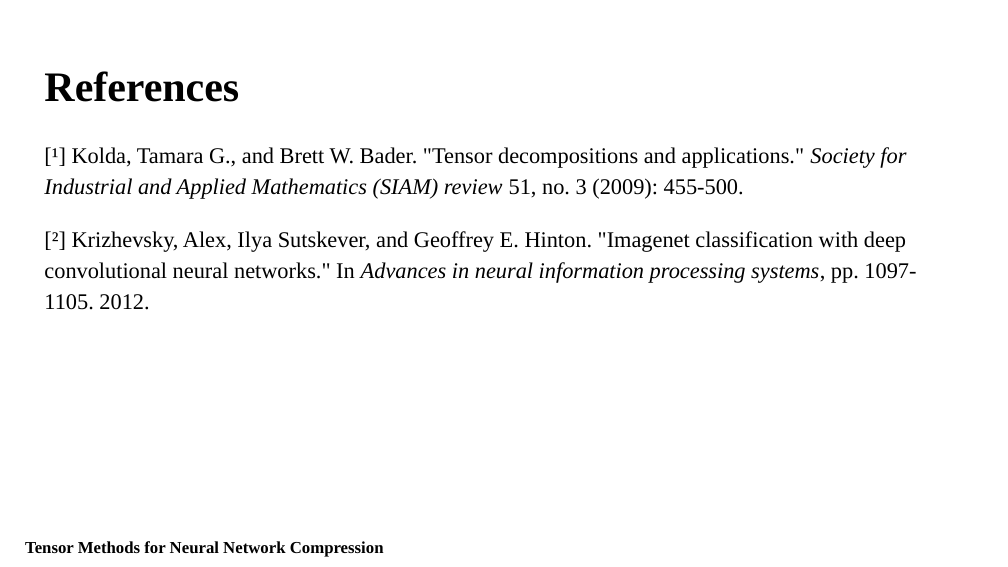
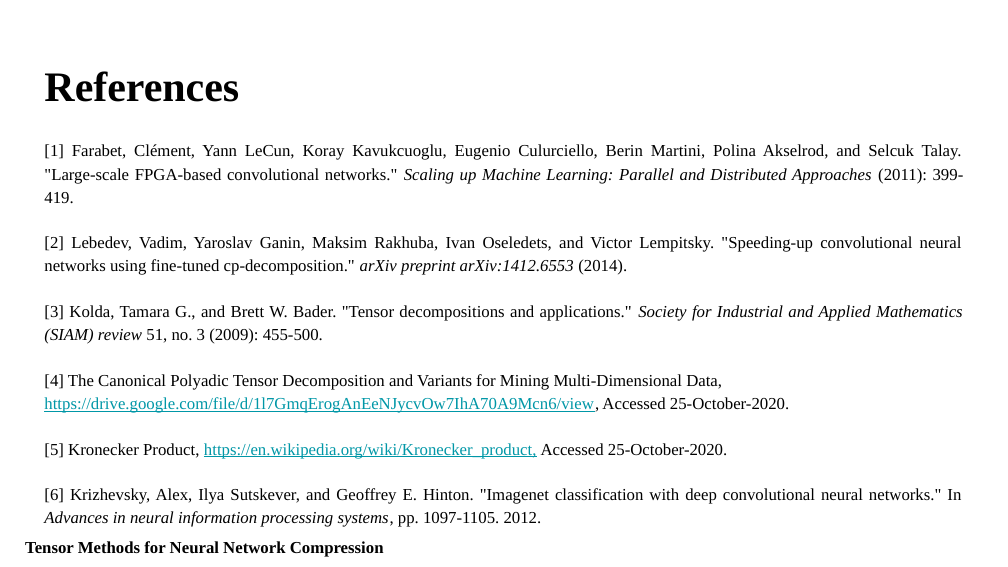
Before and after one commit to Fraunhofer-SCAI/canonical-cnn, a slide deck: slide 17 of Presentation/Fraunhofer_Presentation.pptx (slide 11 before the commit). Drawn at 1008x567 pixels with LibreOffice and Linux fonts; fonts in the diff are those of the drawing. Boxes give left, top, right and bottom in pixels: in the first picture for what was removed or moved away, otherwise in the second. Text is boxed around its words. In the diff, an @@ line names an element or a change of style, - is before the commit and + after.

```diff
--- a/Presentation/Fraunhofer_Presentation.pptx
+++ b/Presentation/Fraunhofer_Presentation.pptx
@@ text at (44, 144, 964, 527): text changed; size 16 to 12 pt @@
-[¹] Kolda, Tamara G., and Brett W. Bader. "Tensor decompositions and applications." Society for Industrial and Applied Mathematics (SIAM) review 51, no. 3 (2009): 455-500.
-[²] Krizhevsky, Alex, Ilya Sutskever, and Geoffrey E. Hinton. "Imagenet classification with deep convolutional neural networks." In Advances in neural information processing systems, pp. 1097-1105. 2012.
+[1] Farabet, Clément, Yann LeCun, Koray Kavukcuoglu, Eugenio Culurciello, Berin Martini, Polina Akselrod, and Selcuk Talay. "Large-scale FPGA-based convolutional networks." Scaling up Machine Learning: Parallel and Distributed Approaches (2011): 399-419.
+[2] Lebedev, Vadim, Yaroslav Ganin, Maksim Rakhuba, Ivan Oseledets, and Victor Lempitsky. "Speeding-up convolutional neural networks using fine-tuned cp-decomposition." arXiv preprint arXiv:1412.6553 (2014).
+[3] Kolda, Tamara G., and Brett W. Bader. "Tensor decompositions and applications." Society for Industrial and Applied Mathematics (SIAM) review 51, no. 3 (2009): 455-500.
+[4] The Canonical Polyadic Tensor Decomposition and Variants for Mining Multi-Dimensional Data, https://drive.google.com/file/d/1l7GmqErogAnEeNJycvOw7IhA70A9Mcn6/view, Accessed 25-October-2020.
+[5] Kronecker Product, https://en.wikipedia.org/wiki/Kronecker_product, Accessed 25-October-2020.
+[6] Krizhevsky, Alex, Ilya Sutskever, and Geoffrey E. Hinton. "Imagenet classification with deep convolutional neural networks." In Advances in neural information processing systems, pp. 1097-1105. 2012.
```
Also in this commit, not shown: 8 other slides changed, 6 slides added, 1 other file.
